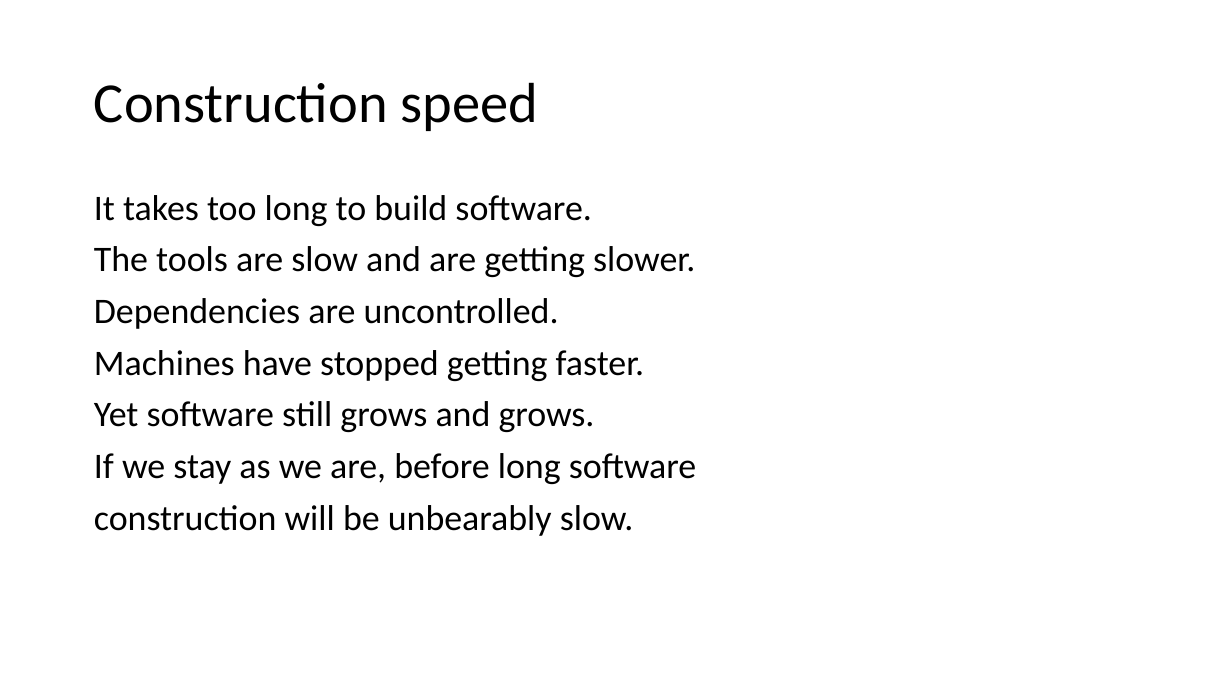
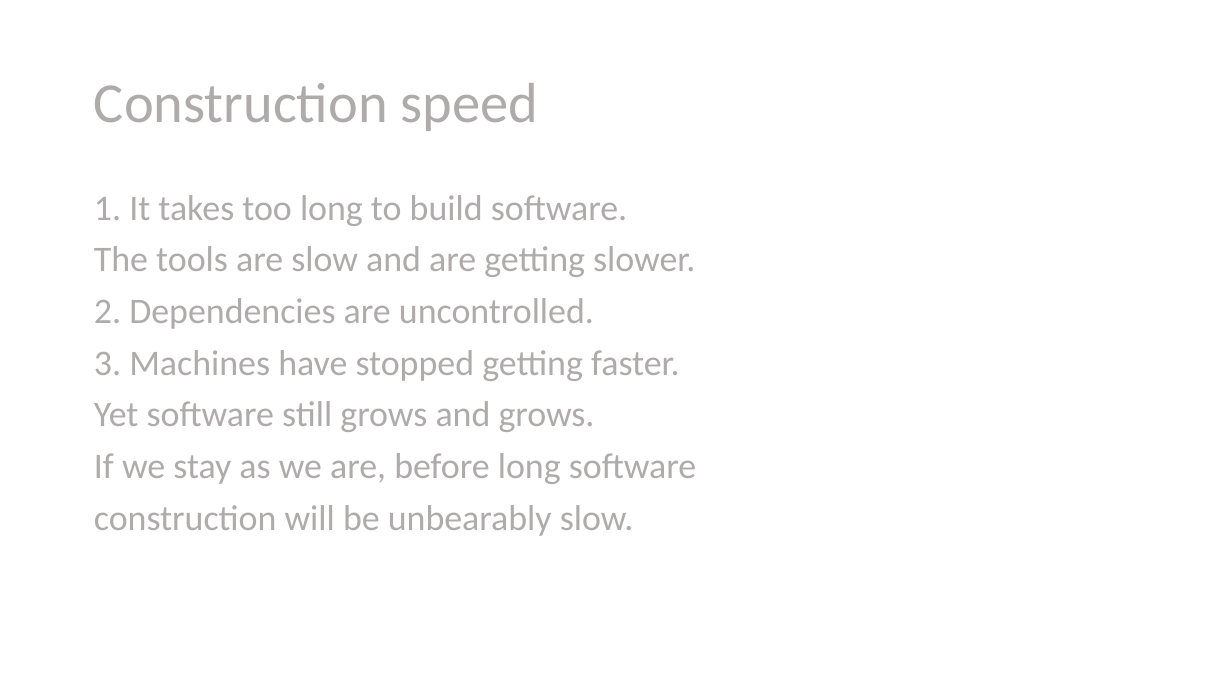
Before and after one commit to firstbird/goPresent, a slide deck: slide 6 of go introduction.pptx. Drawn at 1232x693 pixels with LibreOffice and Linux fonts; fonts in the diff are those of the drawing. Boxes give left, top, right and bottom in pixels: in the first picture for what was removed or moved away, otherwise in the second. Text is boxed around its words. In the diff, an @@ line names an element or a change of style, - is before the commit and + after.

```diff
--- a/go introduction.pptx
+++ b/go introduction.pptx
@@ title "Construction speed" at (x1=94, y1=83, x2=537, y2=131): text colour #000000 to #AFABAB @@
@@ text at (x1=94, y1=195, x2=627, y2=226): text changed; text colour #000000 to #AFABAB @@
-It takes too long to build software.
+1. It takes too long to build software.
@@ text at (x1=94, y1=246, x2=696, y2=536): text colour #000000 to #AFABAB in "The tools are slow and are getting ...", "Yet software still grows and grows.", "If we stay as we are, before ...", "construction will be unbearably slow." @@
@@ text at (x1=94, y1=298, x2=680, y2=381): text changed; text colour #000000 to #AFABAB @@
-Dependencies are uncontrolled.
-Machines have stopped getting faster.
+2. Dependencies are uncontrolled.
+3. Machines have stopped getting faster.
```
Also in this commit, not shown: 21 other slides changed.
